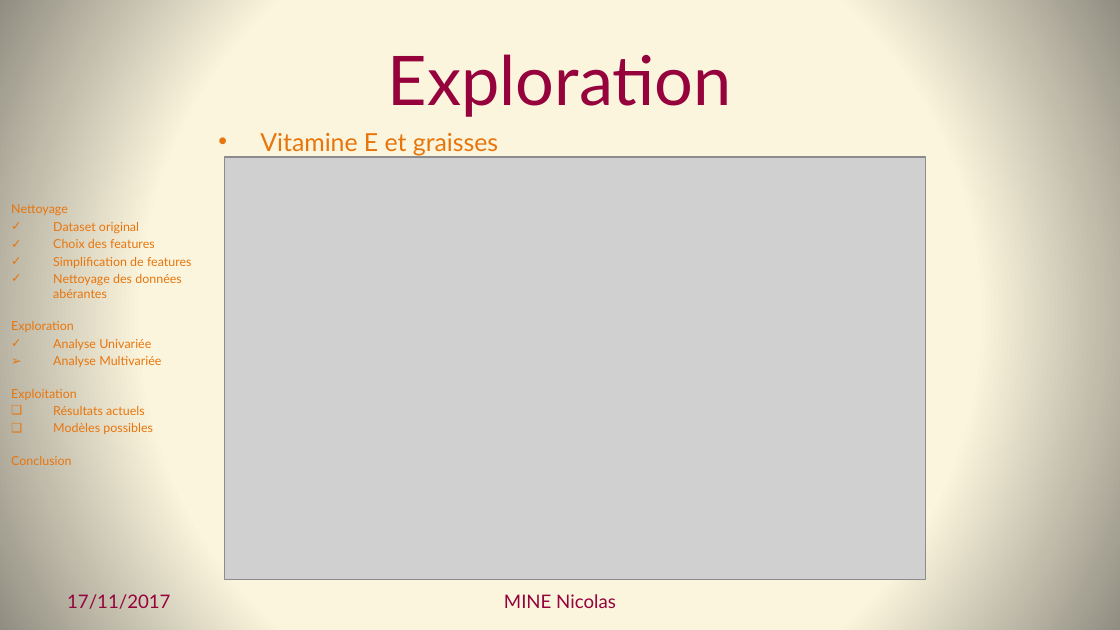
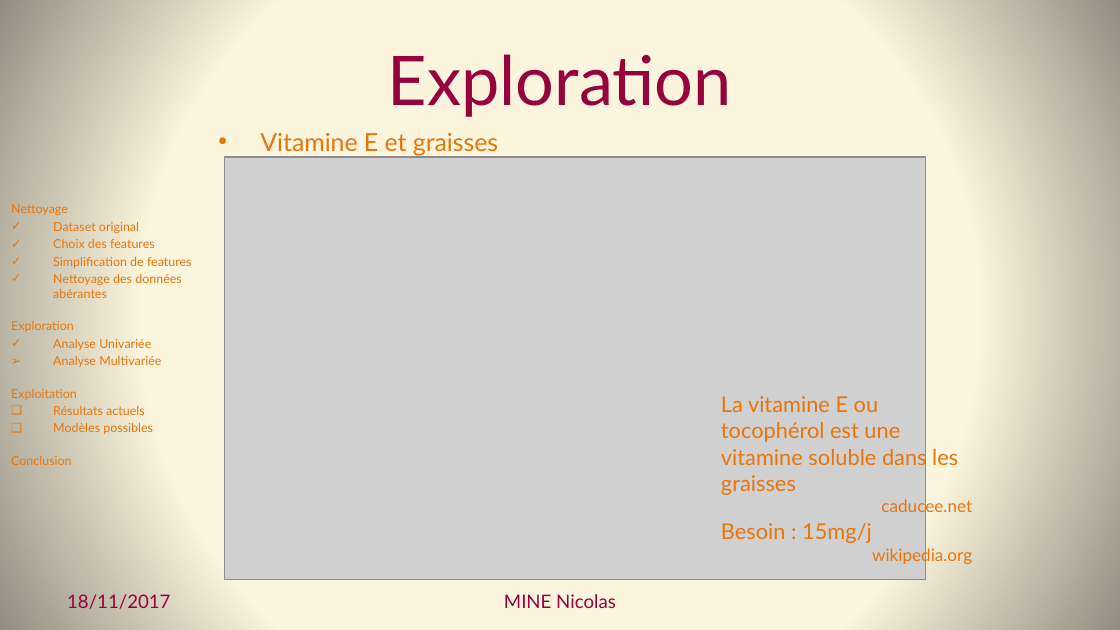
Before and after one commit to Coni63/OC_DS, a slide deck: slide 12 of Projet 2 - donnees nutritionnelles/Presentation-Projet_2.pptx (slide 9 before the commit). Drawn at 1120x630 pixels with LibreOffice and Linux fonts; fonts in the diff are those of the drawing; grey boxes stand for pictures. Boxes give left, top, right and bottom in pixels: in the first picture for what was removed or moved away, otherwise in the second. Text is boxed around its words. In the diff, an @@ line names an element or a change of style, - is before the commit and + after.

```diff
--- a/Projet 2 - donnees nutritionnelles/Presentation-Projet_2.pptx
+++ b/Projet 2 - donnees nutritionnelles/Presentation-Projet_2.pptx
@@ text added at (x1=721, y1=396, x2=972, y2=517), 14 pt, text #E8750C @@
+La vitamine E ou tocophérol est une vitamine soluble dans les graisses
+caducee.net
@@ text added at (x1=721, y1=523, x2=972, y2=565), 14 pt, text #E8750C @@
+Besoin : 15mg/j
+wikipedia.org
@@ text at (x1=67, y1=594, x2=170, y2=609): text changed @@
-17/11/2017
+18/11/2017
```
Also in this commit, not shown: 12 other slides changed, 9 slides added, 21 other files.
